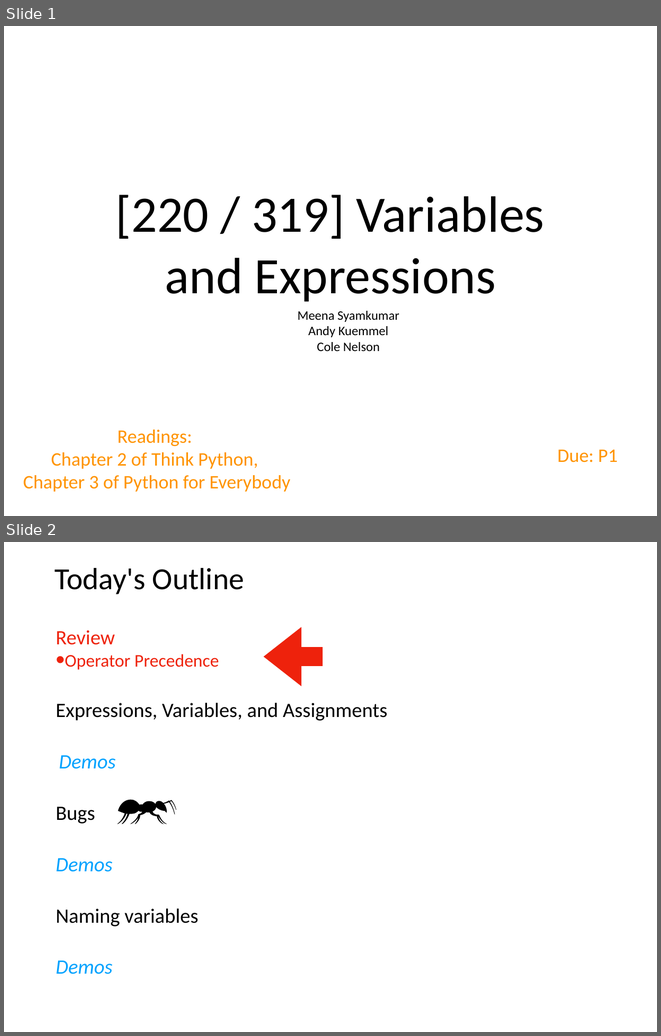
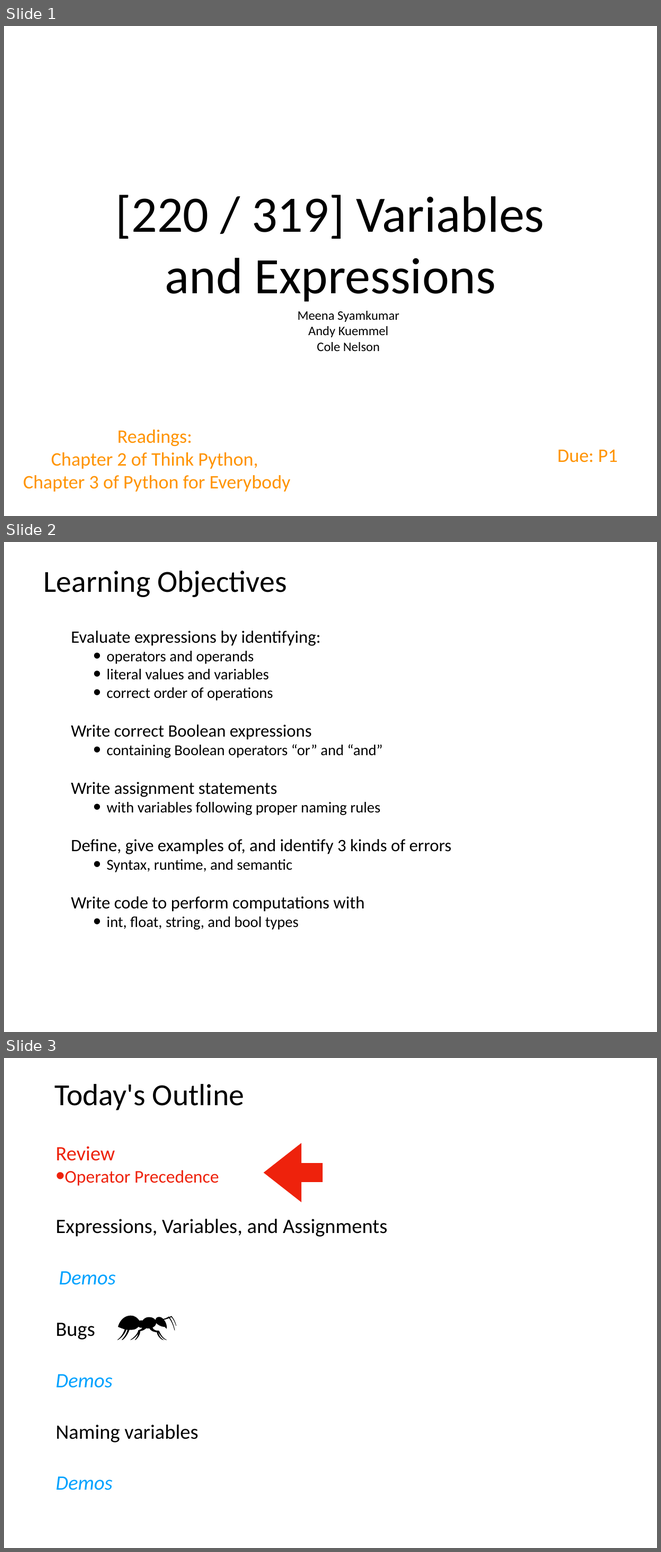
Before and after one commit to tylerharter/caraza-harter-com, a slide deck: tyler/meena/cs220/s22/materials/lecture_ppts/lec_04_S22.ppt. Shown one above the other, each under a label of ours: slides 1 and 2 before the commit, slides 1, 2 and 3 after it. The pictures are 661x1036 and 661x1552 pixels, drawn with LibreOffice and Linux fonts; fonts in the diff are those of the drawing. Boxes give left, top, right and bottom in pixels: in the first picture for what was removed or moved away, otherwise in the second. Text is boxed around its words. In the diff, an @@ line names an element or a change of style, - is before the commit and + after.

```diff
--- a/tyler/meena/cs220/s22/materials/lecture_ppts/lec_04_S22.ppt
+++ b/tyler/meena/cs220/s22/materials/lecture_ppts/lec_04_S22.ppt
@@ slide 2 added at [4,542,657,1032], background #FFFFFF @@
@@ title added at [44,571,286,597], 48 pt, text #000000 @@
+Learning Objectives
@@ text added at [71,631,451,929], 23.8 pt, text #000000 @@
+Evaluate expressions by identifying:
+  • operators and operands
+  • literal values and variables
+  • correct order of operations
+Write correct Boolean expressions
+  • containing Boolean operators “or” and “and”
+Write assignment statements
+  • with variables following proper naming rules
+Define, give examples of, and identify 3 kinds of errors
+  • Syntax, runtime, and semantic
+Write code to perform computations with
+  • int, float, string, and bool types
@@ what was slide 2 is now slide 3 @@
```
Also in this commit, not shown: 6 slides changed, 1 other slide added, 1 other file.
